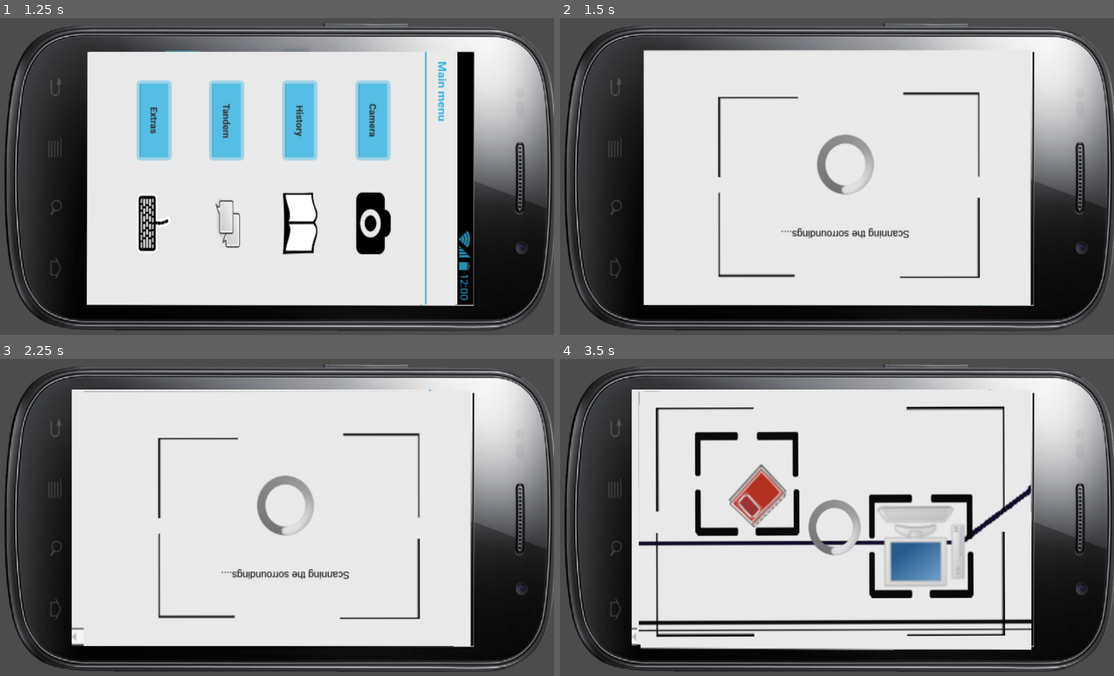
Above: before the commit, frames 1-4 (two rows, left to right).
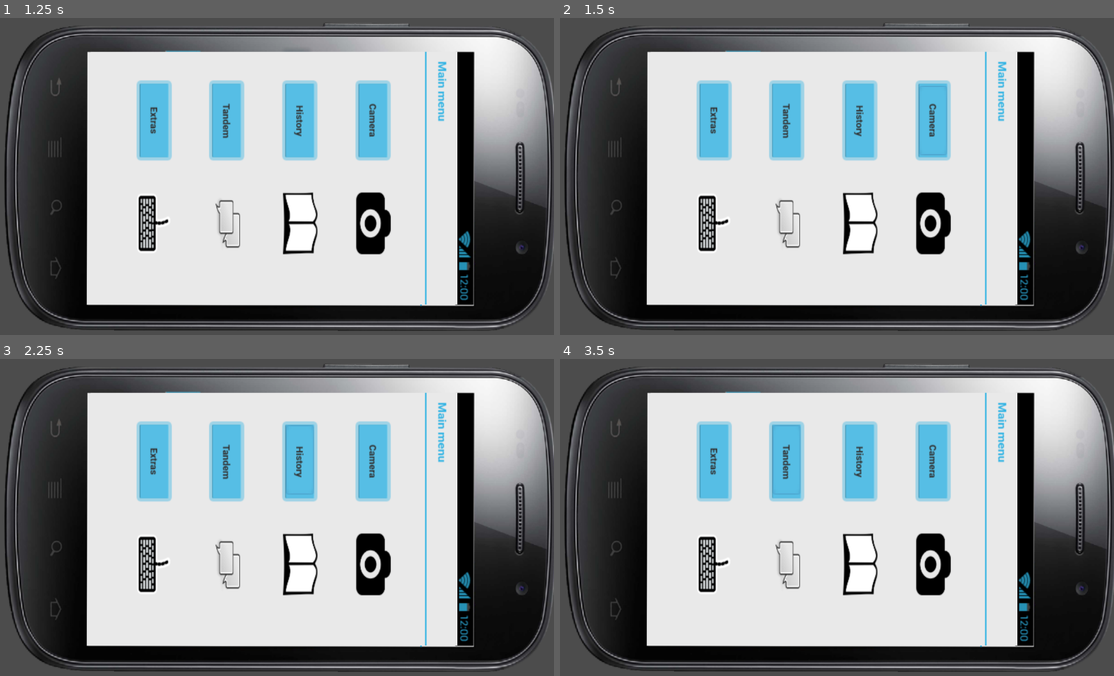
Above: after the commit, the same moments.

Repository: berni23/PrototypeUX
Game: Godot game, scene res://Main.tscn
Two runs of this game, one before a commit and one after it. Both use one fixed random seed, a clock stepped at 60 frames per second and the inputs below. Sound files missing from this copy of the repository are replaced by a short silence.
Inputs (mouse positions are in pixels of both pictures, inside the frame that each line leads up to):
- Up to frame 1 (1.25 s): click (299, 135) at 0.5 s
- Up to frame 2 (1.5 s): click (931, 119) at 1.25 s
- Up to frame 3 (2.25 s): click (299, 460) at 2 s
- Up to frame 4 (3.5 s): click (787, 460) at 2.75 s

Frame 1 is identical in both runs. In frame 2, 14% of the frame differs, in the area x 15-86%, y 10-91%; in frame 3, 16%; in frame 4, 24%, in the area x 12-86%, y 9-92%.

Commit message:
Resizing screens
Former-commit-id: 23fe1ddcb80be7362bc525d65c38099b6b200754

Diff:
--- a/Main.tscn
+++ b/Main.tscn
@@ -58,7 +58,6 @@
 
 [node name="Timer8b" type="Timer" parent="."]
 wait_time = 0.08
-one_shot = true
 
 [node name="ButtonBack17" type="Button" parent="."]
 modulate = Color( 1, 1, 1, 0 )
@@ -182,7 +181,8 @@
 [node name="Sprite6" type="Sprite" parent="Control"]
 editor/display_folded = true
 visible = false
-position = Vector2( 426.054, 281.552 )
+position = Vector2( 427.845, 283.498 )
+scale = Vector2( 1, 0.99 )
 texture = ExtResource( 7 )
 
 [node name="Button6" type="Button" parent="Control/Sprite6"]
@@ -212,7 +212,8 @@
 editor/display_folded = true
 visible = false
 material = SubResource( 2 )
-position = Vector2( 427.149, 279.465 )
+position = Vector2( 427.149, 287.25 )
+scale = Vector2( 1, 0.98 )
 texture = ExtResource( 9 )
 
 [node name="Button8_1" type="Button" parent="Control/Sprite8"]
@@ -326,14 +327,11 @@
 flat = true
 
 [node name="Sprite8b" type="Sprite" parent="Control"]
-editor/display_folded = true
-visible = false
-position = Vector2( 426.532, 280.508 )
-scale = Vector2( 1.9745, 1.84664 )
+position = Vector2( 430.113, 282.454 )
+scale = Vector2( 1.95, 1.84 )
 texture = ExtResource( 11 )
 
 [node name="Label8b" type="Label" parent="Control/Sprite8b"]
-visible = false
 margin_left = -70.073
 margin_top = -54.1456
 margin_right = 356.927
@@ -346,7 +344,6 @@
 percent_visible = 0.0
 
 [node name="Label8b_2" type="Label" parent="Control/Sprite8b"]
-visible = false
 margin_left = -73.2002
 margin_top = -10.7115
 margin_right = 353.8
@@ -360,6 +357,8 @@
 percent_visible = 0.0
 
 [node name="Sprite9" type="Sprite" parent="Control"]
+editor/display_folded = true
+visible = false
 position = Vector2( 428.872, 283.908 )
 scale = Vector2( 1, 0.99 )
 texture = ExtResource( 12 )
@@ -393,6 +392,7 @@
 flat = true
 
 [node name="Control2" type="Control" parent="."]
+visible = false
 margin_left = -168.981
 margin_top = -77.4341
 margin_right = -128.981
@@ -618,7 +618,6 @@
 
 [node name="Timer8" type="Timer" parent="."]
 wait_time = 8.0
-one_shot = true
 
 [node name="Timer17" type="Timer" parent="."]
 wait_time = 2.0
